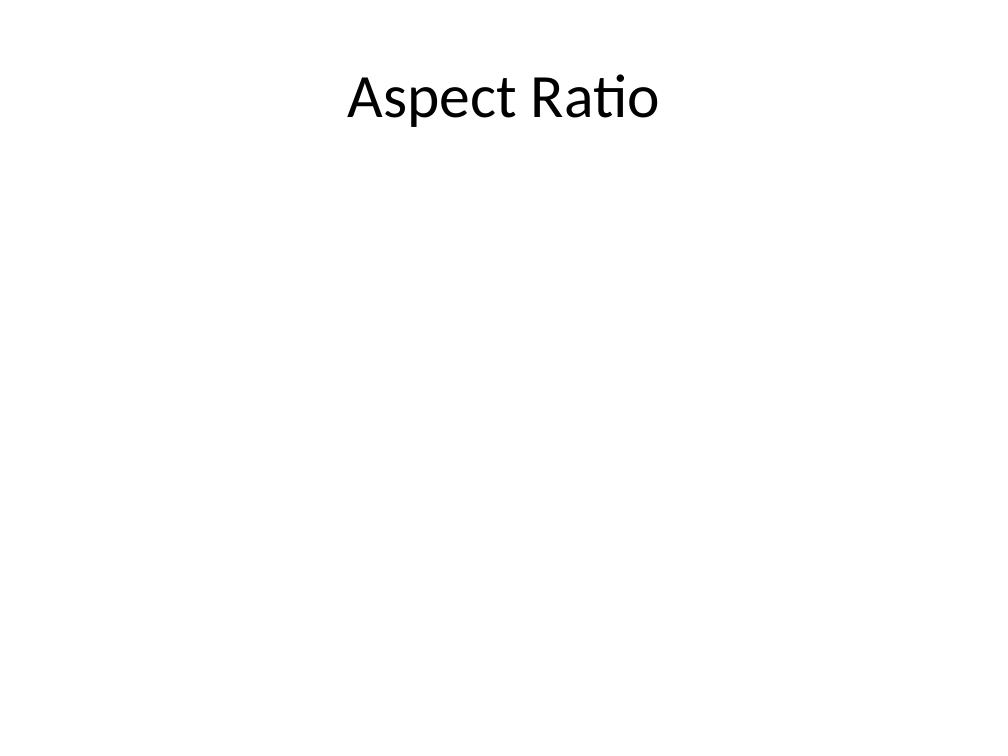
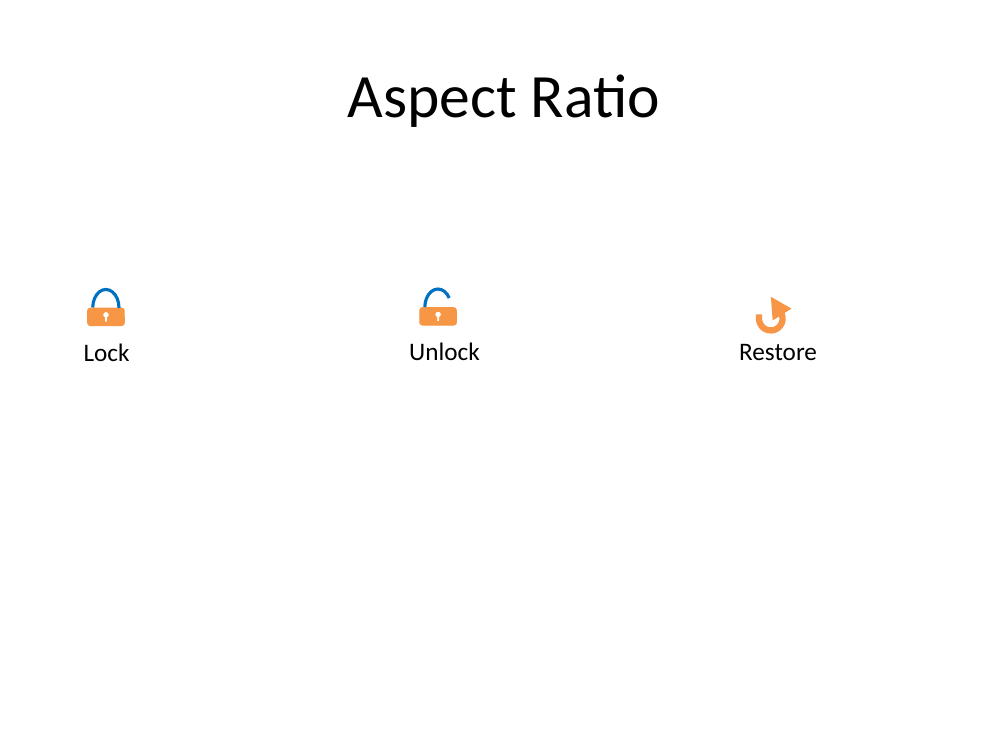
Before and after one commit to PowerPointLabs/PowerPointLabs, a slide deck: slide 6 of doc/Icons-ResizeLab.pptx. Drawn at 1008x756 pixels with LibreOffice and Linux fonts; fonts in the diff are those of the drawing. Boxes give left, top, right and bottom in pixels: in the first picture for what was removed or moved away, otherwise in the second. Text is boxed around its words. In the diff, an @@ line names an element or a change of style, - is before the commit and + after.

```diff
--- a/doc/Icons-ResizeLab.pptx
+++ b/doc/Icons-ResizeLab.pptx
@@ arc (boxed as its full ellipse) added at (x1=93, y1=289, x2=119, y2=326), outline #0070C0 2.25 pt @@
@@ arc (boxed as its full ellipse) added at (x1=424, y1=289, x2=451, y2=326), outline #0070C0 2.25 pt @@
@@ triangle added at (x1=761, y1=291, x2=791, y2=321), fill #F79646 @@
@@ rounded rectangle added at (x1=88, y1=308, x2=124, y2=326), fill #F79645, outline #F79645 0.75 pt @@
@@ freeform shape added at (x1=104, y1=312, x2=109, y2=322), fill #FFFFFF, outline #FFFFFF 0.25 pt @@
@@ rounded rectangle added at (x1=420, y1=307, x2=457, y2=325), fill #F79645, outline #F79645 0.75 pt @@
@@ freeform shape added at (x1=435, y1=311, x2=440, y2=321), fill #FFFFFF, outline #FFFFFF 0.25 pt @@
@@ arc (boxed as its full ellipse) added at (x1=757, y1=306, x2=784, y2=332), outline #F79646 4.5 pt @@
@@ text added at (x1=84, y1=343, x2=130, y2=361), 18 pt, text #000000 @@
+Lock
@@ text added at (x1=409, y1=342, x2=480, y2=360), 18 pt, text #000000 @@
+Unlock
@@ text added at (x1=739, y1=343, x2=817, y2=361), 18 pt, text #000000 @@
+Restore
```
Also in this commit, not shown: 4 other slides changed, 14 other files.
